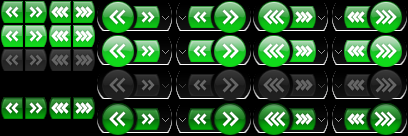
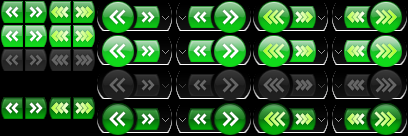
Layered file, before and after one edit (408×136). Changes by layer:
added layer "新規レイヤー#1" above "arrow2" over [51, 6, 397, 127]
